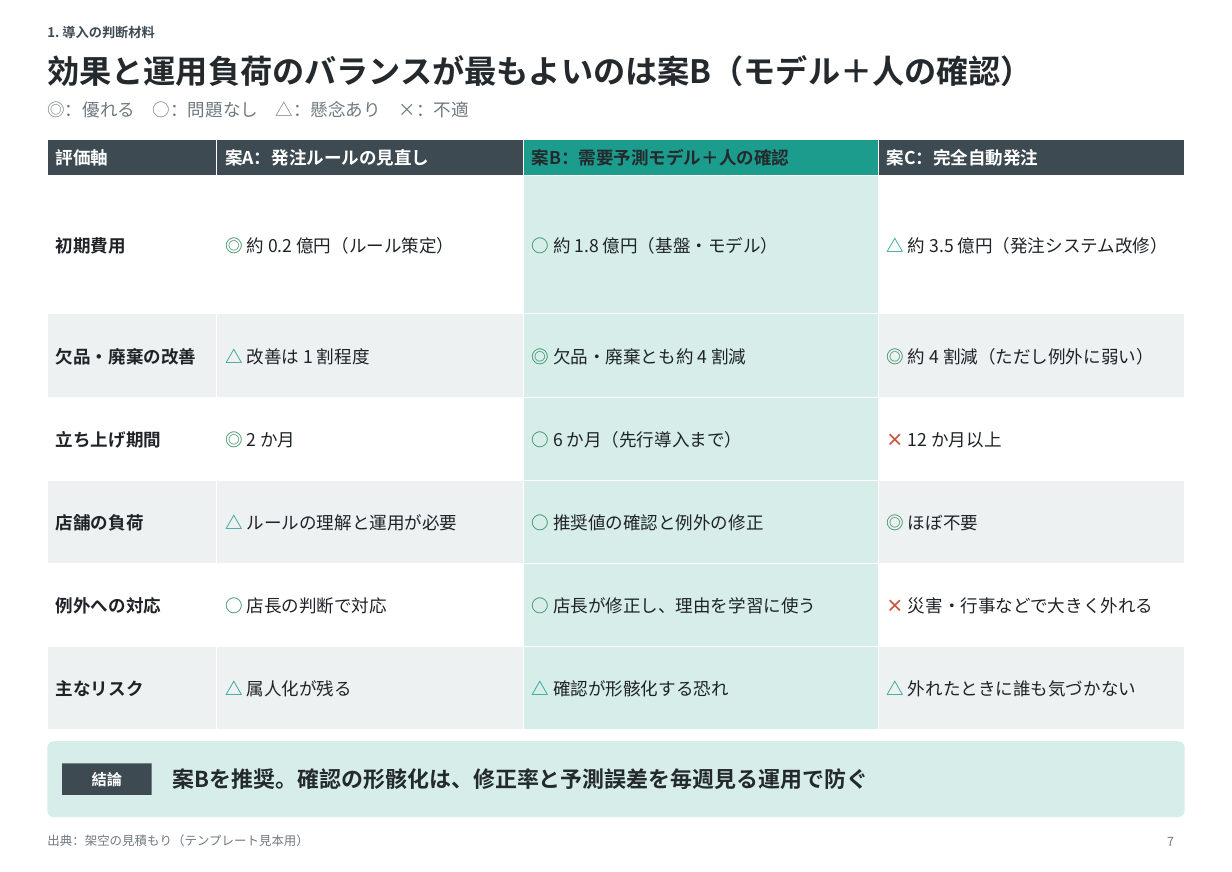
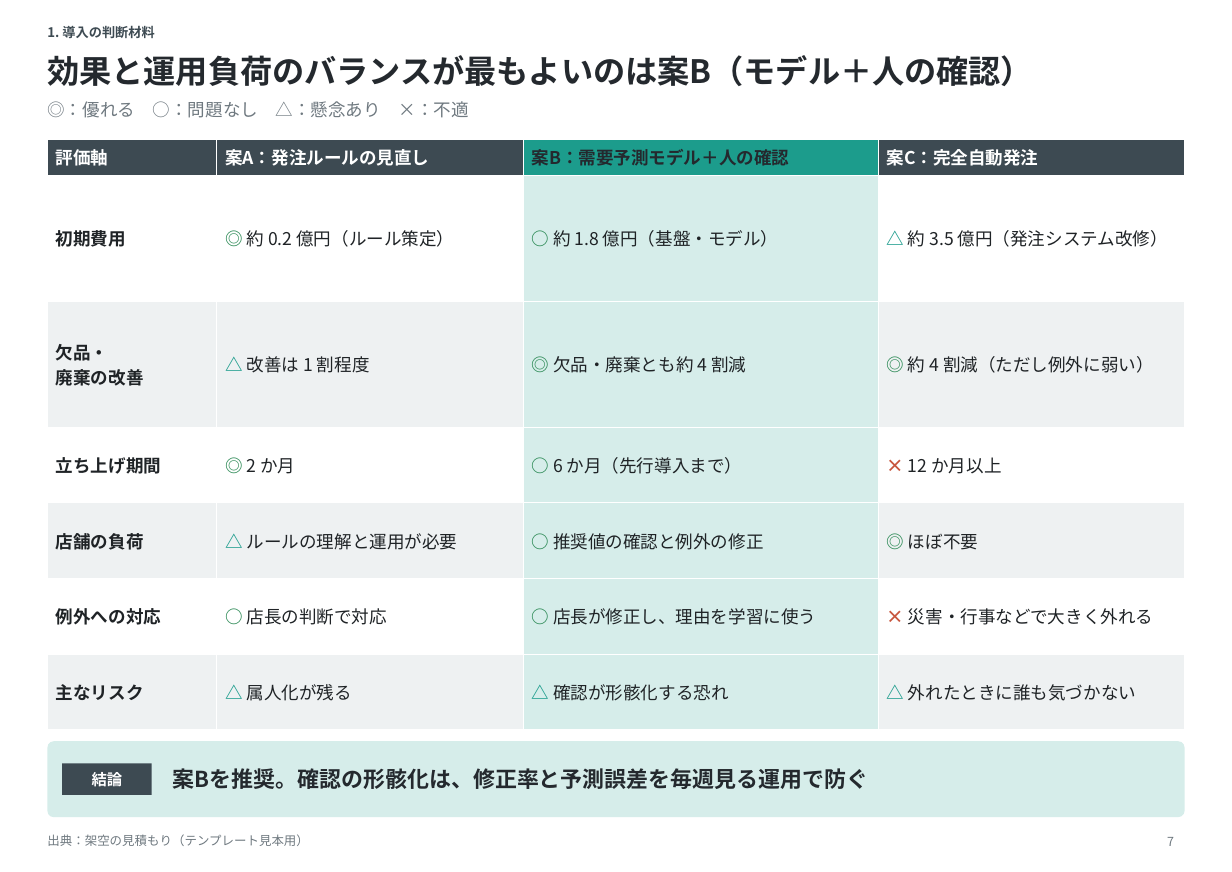
Before and after one commit to sibyl2501/claude_pptx_making, a slide deck: slide 7 of dist/catalog.pptx. Drawn at 1232x872 pixels with LibreOffice and Linux fonts; fonts in the diff are those of the drawing. Boxes give left, top, right and bottom in pixels: in the first picture for what was removed or moved away, otherwise in the second. Text is boxed around its words. In the diff, an @@ line names an element or a change of style, - is before the commit and + after.

```diff
--- a/dist/catalog.pptx
+++ b/dist/catalog.pptx
@@ table at (47,139,1186,705) @@
-row 3, column 1: 欠品・廃棄の改善
+row 3, column 1: 欠品・ / 廃棄の改善
```
Also in this commit, not shown: 20 other slides changed, 25 other files.
